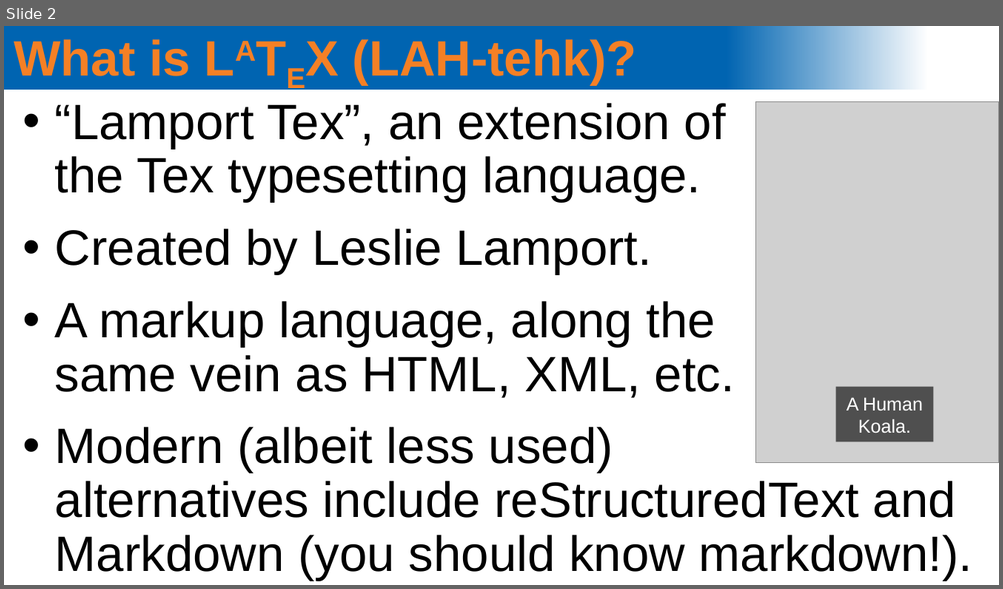
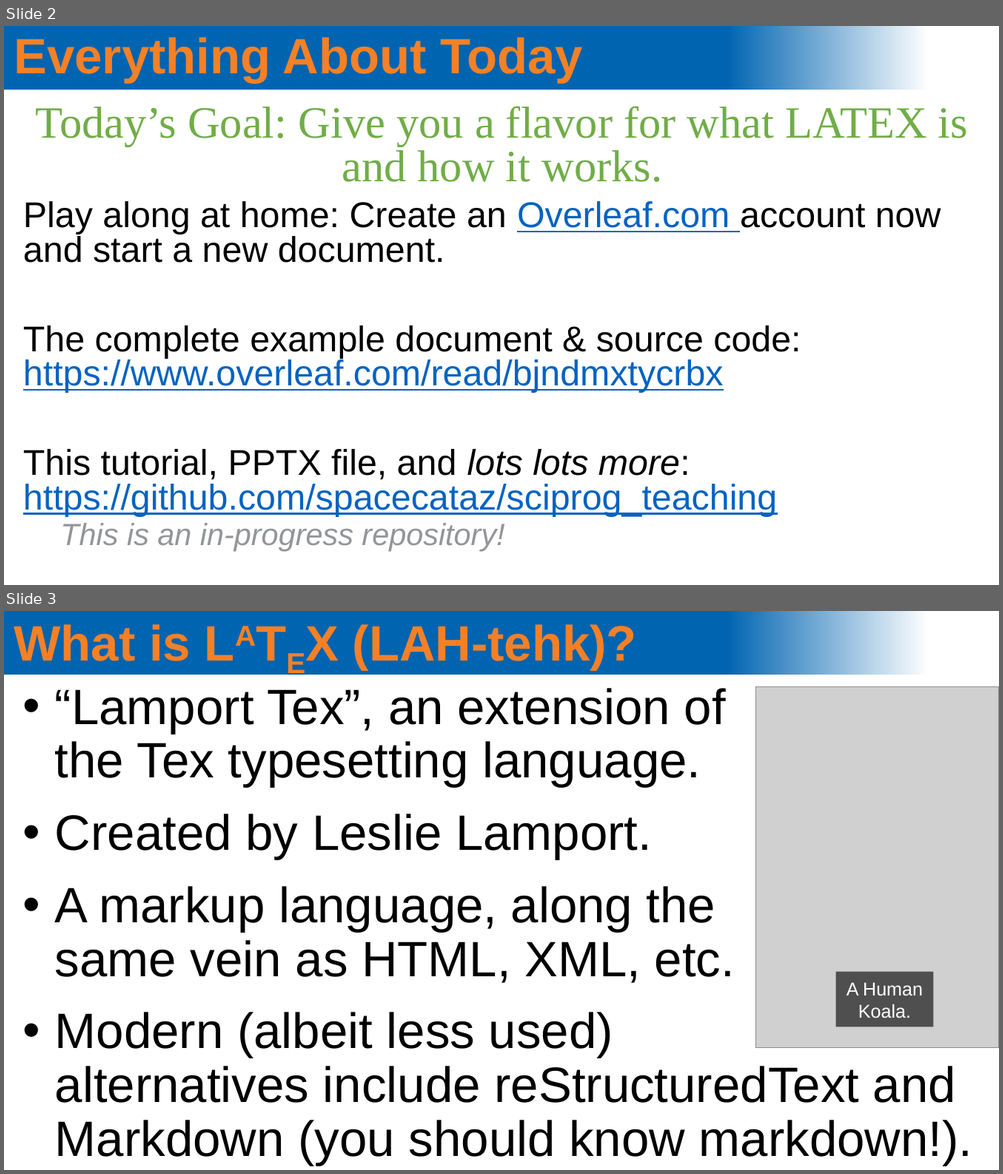
Before and after one commit to spacecataz/sciprog_teaching, a slide deck: LaTeX/latex_intro.pptx. Shown one above the other, each under a label of ours: slide 2 before the commit, slides 2 and 3 after it. The pictures are 1003x589 and 1003x1174 pixels, drawn with LibreOffice and Linux fonts; fonts in the diff are those of the drawing; grey boxes stand for pictures; background and template pictures are left out. Boxes give left, top, right and bottom in pixels: in the first picture for what was removed or moved away, otherwise in the second. Text is boxed around its words. In the diff, an @@ line names an element or a change of style, - is before the commit and + after.

```diff
--- a/LaTeX/latex_intro.pptx
+++ b/LaTeX/latex_intro.pptx
@@ slide 2 added at (4,26,999,585), background #FFFFFF; not listed: 1 template element that a slide beside it also shows @@
@@ title added at (14,37,583,83), 36 pt, text #F58025, bold @@
+Everything About Today
@@ text added at (23,106,967,551), 25.9 pt, text #000000 @@
+Today’s Goal: Give you a flavor for what LATEX is and how it works.
+Play along at home: Create an Overleaf.com account now and start a new document.
+The complete example document & source code:
+https://www.overleaf.com/read/bjndmxtycrbx
+This tutorial, PPTX file, and lots lots more:
+https://github.com/spacecataz/sciprog_teaching
+  This is an in-progress repository!
@@ what was slide 2 is now slide 3 @@
```
Also in this commit, not shown: 7 slides changed.
